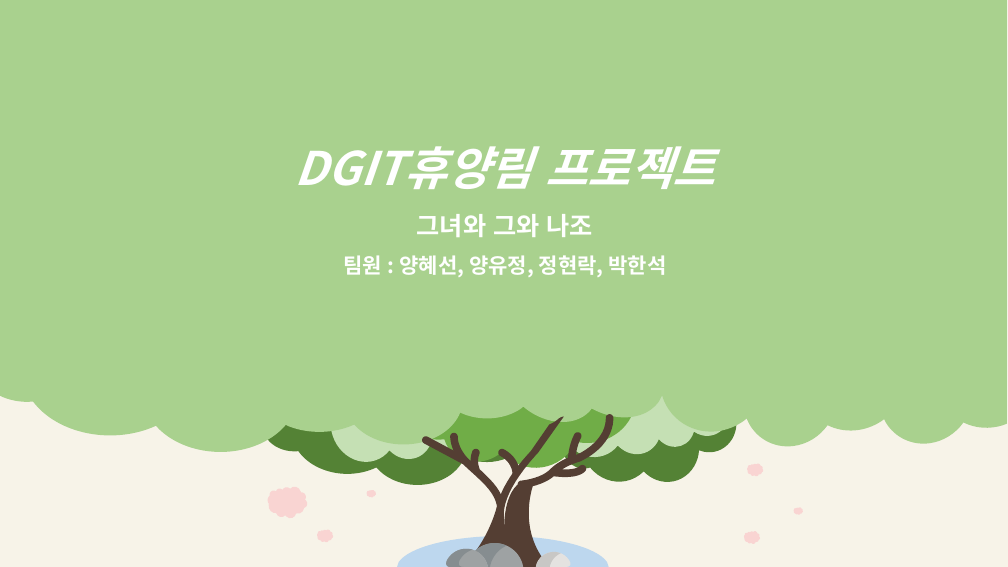
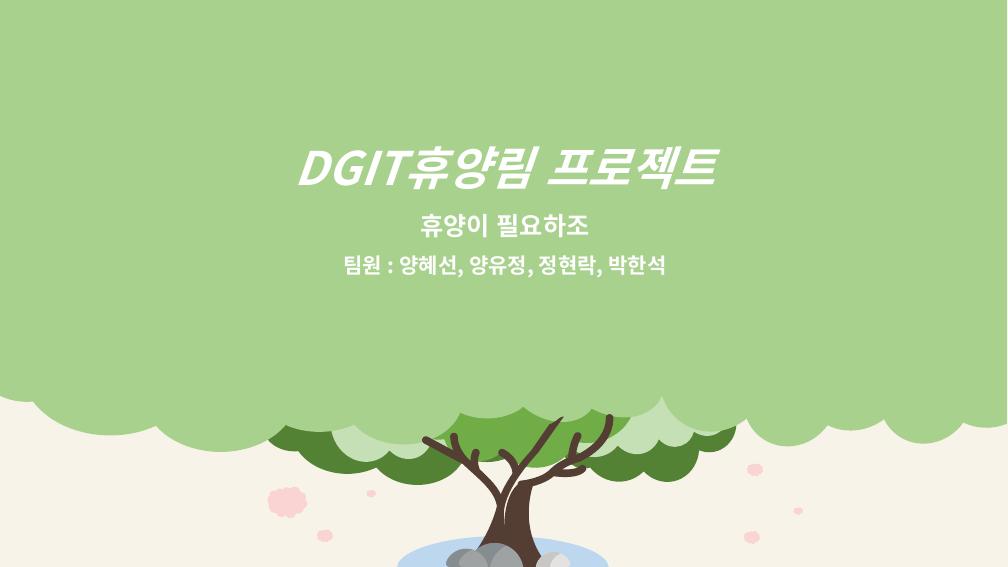
Before and after one commit to dhddldidk/forest, a slide deck: slide 1 of dataFiles/forest.pptx. Drawn at 1008x567 pixels with LibreOffice and Linux fonts; fonts in the diff are those of the drawing. Boxes give left, top, right and bottom in pixels: in the first picture for what was removed or moved away, otherwise in the second. Text is boxed around its words. In the diff, an @@ line names an element or a change of style, - is before the commit and + after.

Commit message:
ppt 조이름 수정

```diff
--- a/dataFiles/forest.pptx
+++ b/dataFiles/forest.pptx
@@ text at <box>420,214,590,237</box>: text changed @@
-그녀와 그와 나조
+휴양이 필요하조
```
